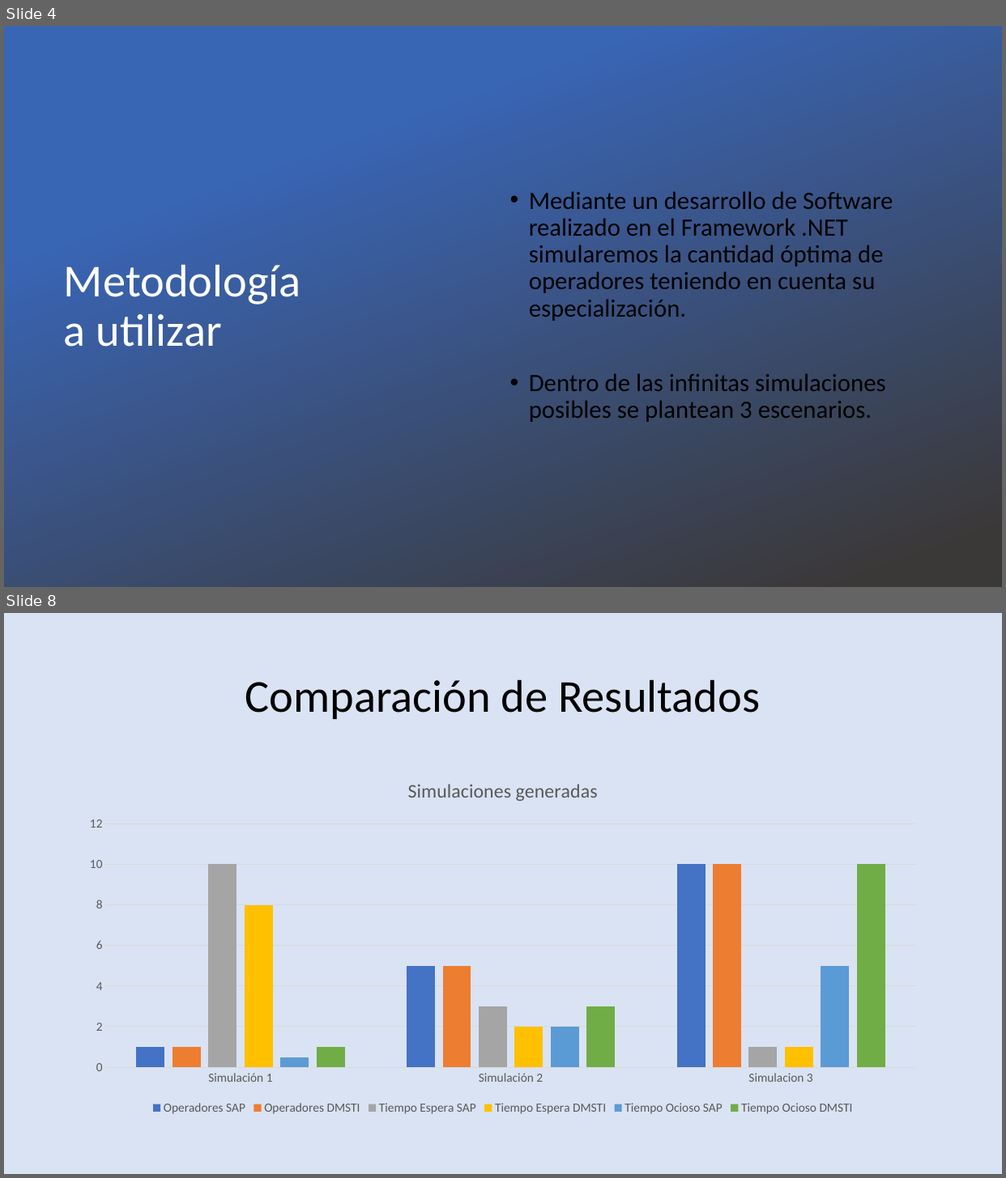
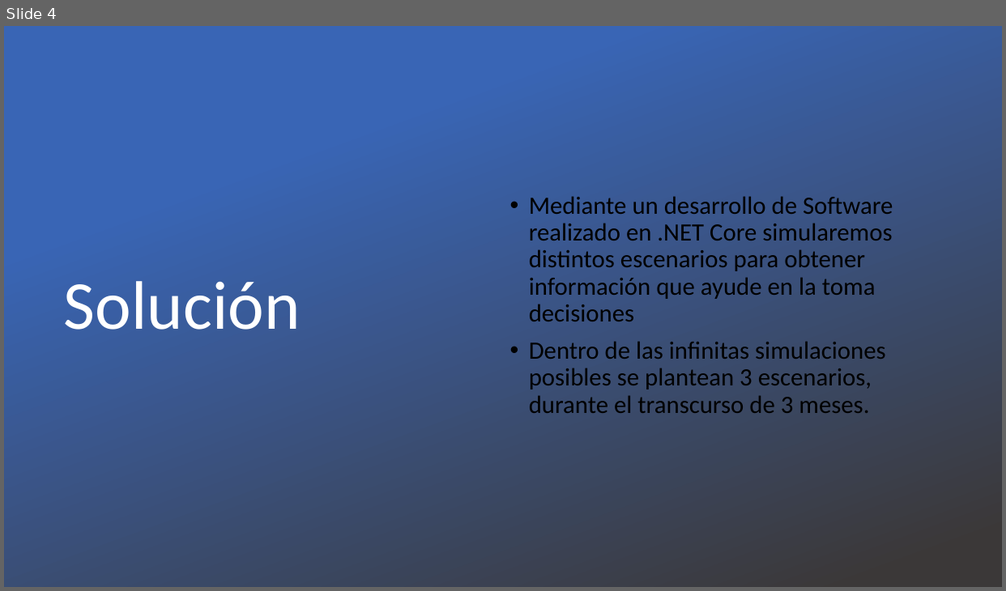
Before and after one commit to ramacal/Simulacion, a slide deck: Simulación/datos Sistema/UTN - Simulacion - Equipo 5 -TP N°6 Picolo.pptx. Shown one above the other, each under a label of ours: slides 4 and 8 before the commit, slide 4 after it; the slides between them are not shown. The pictures are 1006x1178 and 1006x591 pixels, drawn with LibreOffice and Linux fonts; fonts in the diff are those of the drawing; background and template pictures are left out. Boxes give left, top, right and bottom in pixels: in the first picture for what was removed or moved away, otherwise in the second. Text is boxed around its words. In the diff, an @@ line names an element or a change of style, - is before the commit and + after.

```diff
--- a/Simulación/datos Sistema/UTN - Simulacion - Equipo 5 -TP N°6 Picolo.pptx
+++ b/Simulación/datos Sistema/UTN - Simulacion - Equipo 5 -TP N°6 Picolo.pptx
@@ slide 8 removed at (4,613,1002,1174), background #DAE3F3 @@
@@ title removed at (245,679,760,719) @@
-Comparación de Resultados
@@ column chart removed at (73,763,934,1119) @@
-title "Simulaciones generadas "
-categories: Simulación 1, Simulación 2, Simulacion 3
-Operadores SAP: 1, 5, 10
-Operadores DMSTI: 1, 5, 10
-Tiempo Espera SAP: 10, 3, 1
-Tiempo Espera DMSTI: 8, 2, 1
-Tiempo Ocioso SAP: 0.5, 2, 5
-Tiempo Ocioso DMSTI: 1, 3, 10
@@ slide 4 changed as well @@
@@ text at (529,196,893,413): text changed @@
-• Mediante un desarrollo de Software realizado en el Framework .NET simularemos la cantidad óptima de operadores teniendo en cuenta su especialización.
-• Dentro de las infinitas simulaciones posibles se plantean 3 escenarios.
+• Mediante un desarrollo de Software realizado en .NET Core simularemos distintos escenarios para obtener información que ayude en la toma decisiones
+• Dentro de las infinitas simulaciones posibles se plantean 3 escenarios, durante el transcurso de 3 meses.
@@ title at (64,281,300,330): text changed; size 44 to 66 pt @@
-Metodología
-a utilizar
+Solución
```
Also in this commit, not shown: 3 other slides changed, 3 slides added, 4 other slides removed, 2 other files.
